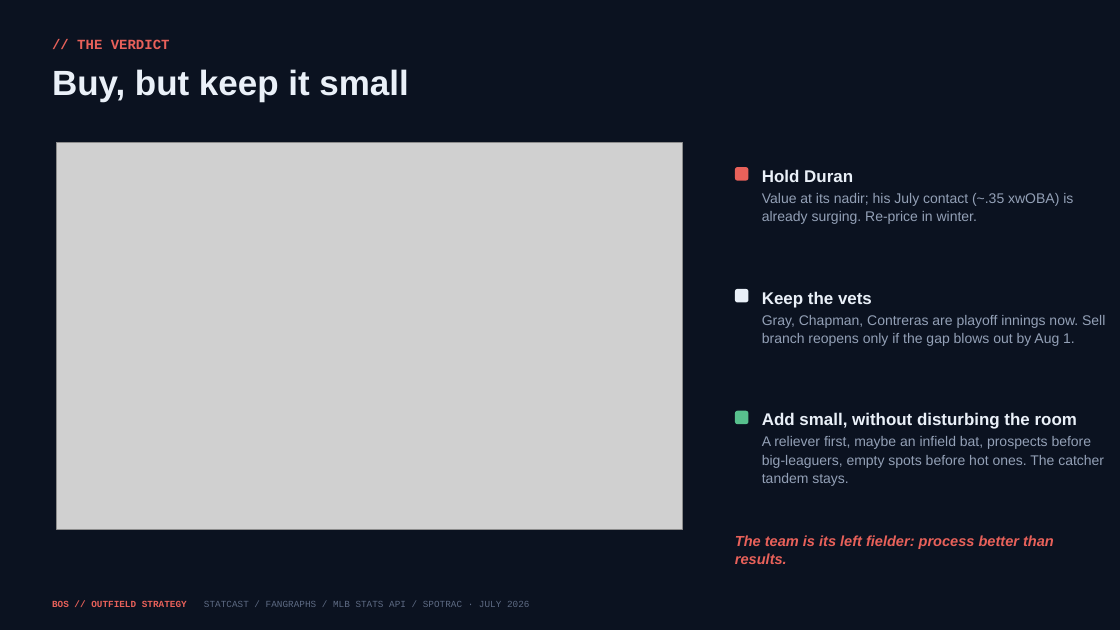
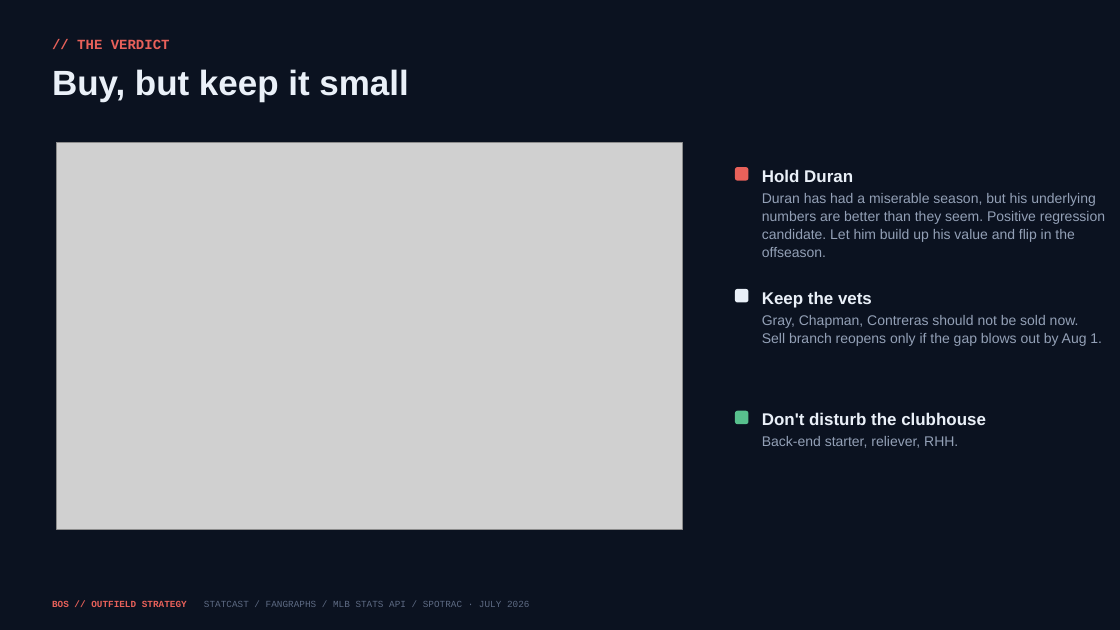
Before and after one commit to justinloo12/jarren-duran-outlier-analysis, a slide deck: slide 3 of outputs/Red_Sox_Trade_Deadline.pptx. Drawn at 1120x630 pixels with LibreOffice and Linux fonts; fonts in the diff are those of the drawing; grey boxes stand for pictures. Boxes give left, top, right and bottom in pixels: in the first picture for what was removed or moved away, otherwise in the second. Text is boxed around its words. In the diff, an @@ line names an element or a change of style, - is before the commit and + after.

```diff
--- a/outputs/Red_Sox_Trade_Deadline.pptx
+++ b/outputs/Red_Sox_Trade_Deadline.pptx
@@ text at bbox=[762, 193, 1105, 257]: text changed @@
-Value at its nadir; his July contact (~.35 xwOBA) is already surging. Re-price in winter.
+Duran has had a miserable season, but his underlying numbers are better than they seem. Positive regression candidate. Let him build up his value and flip in the offseason.
@@ text at bbox=[762, 315, 1102, 346]: text changed @@
-Gray, Chapman, Contreras are playoff innings now. Sell branch reopens only if the gap blows out by Aug 1.
+Gray, Chapman, Contreras should not be sold now. Sell branch reopens only if the gap blows out by Aug 1.
@@ text at bbox=[762, 412, 986, 448]: text changed @@
-Add small, without disturbing the room
-A reliever first, maybe an infield bat, prospects before big-leaguers, empty spots before hot ones. The catcher tandem stays.
+Don't disturb the clubhouse
+Back-end starter, reliever, RHH.
@@ text removed at bbox=[735, 535, 1054, 564] @@
-The team is its left fielder: process better than results.
```
Also in this commit, not shown: 10 other slides changed, 2 slides removed, 26 other files.
